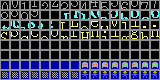
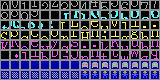
Layer changes from the first 160×80 image to the second:
painted on "Background" over [left=1, top=41, right=159, bottom=59]
